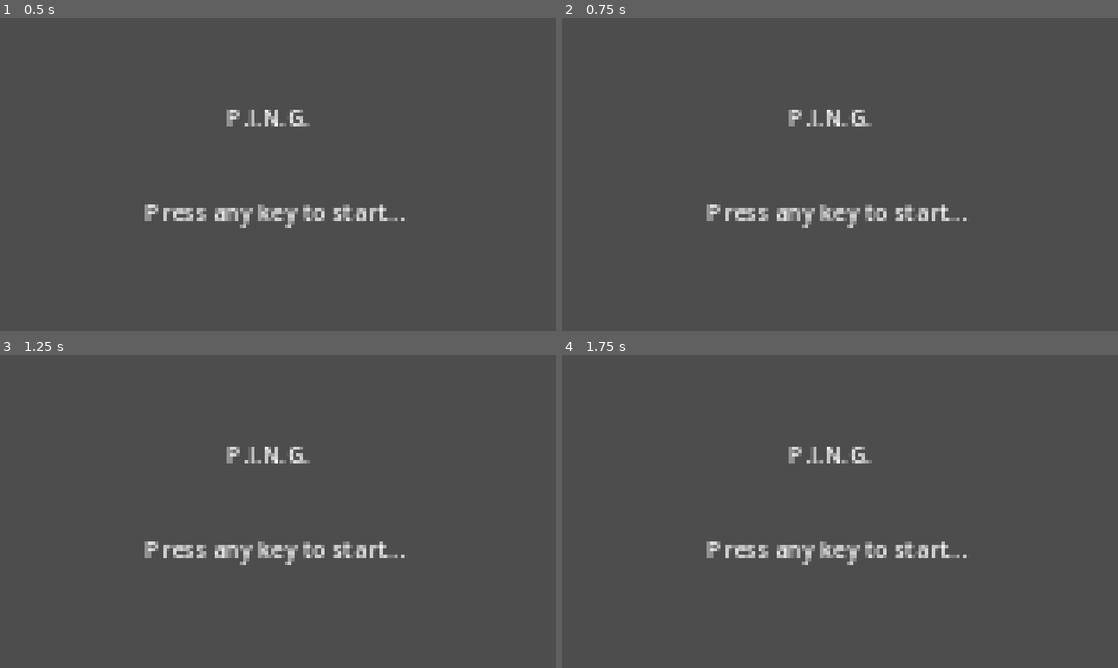
Above: before the commit, frames 1-4 (two rows, left to right).
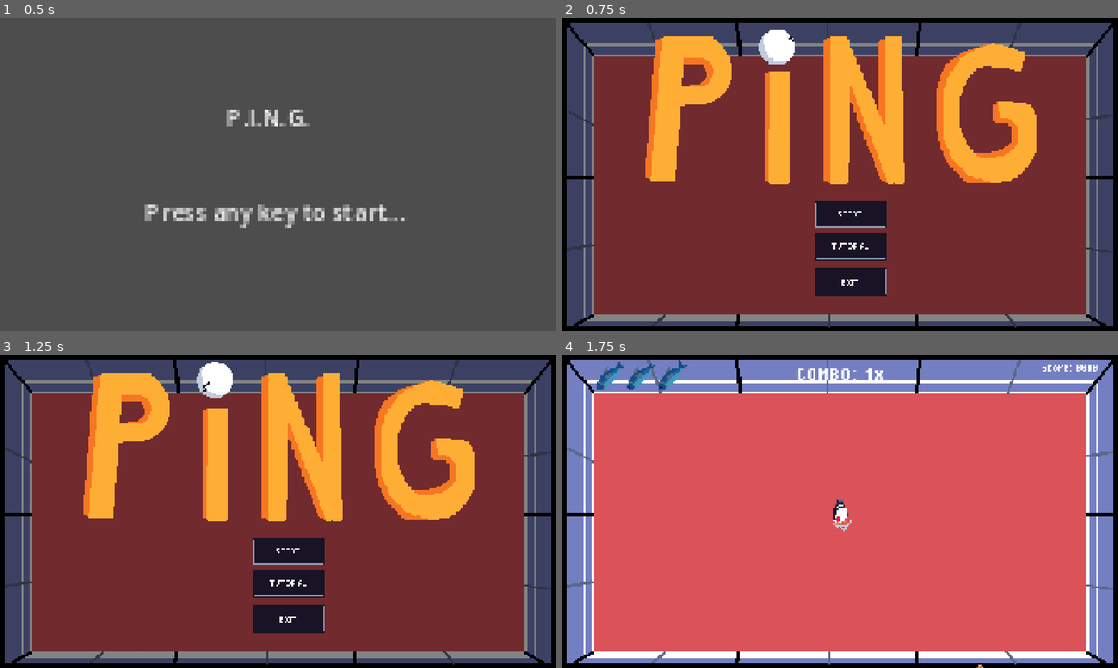
Above: after the commit, the same moments.

Repository: NicholasNg380/PING
Game: Godot game, scene res://scenes/mainScenes/start_screen.tscn
Same seed, same stepped clock (60 frames per second), same inputs: the game is played once before the commit and once after it. The engine's default icon, where the game draws it, is replaced by a stand-in: a white triangle on a blue panel in a dark square. Sound files missing from this copy of the repository are replaced by a short silence.
Inputs (mouse positions are in pixels of both pictures, inside the frame that each line leads up to):
- Up to frame 1 (0.5 s): no input
- Up to frame 2 (0.75 s): tap Enter at 0.5 s; move the mouse to (962, 158) at 0.52 s; hold D (right) from 0.53 s (still down); tap Space (hit) at 0.6 s
- Up to frame 3 (1.25 s): keep holding D (right)
- Up to frame 4 (1.75 s): release D (right) at 1.25 s; click (851, 552) at 1.27 s

Frame 1 is identical in both runs. In frame 2, 85% of the frame differs, in the area x 0-100%, y 0-100%; in frame 3, 85%; in frame 4, 100%.

Commit message:
Revert "Merge branch 'origin/josh'"
This reverts commit 2d9fb5e770d80256cbb9bf2e0a8b727e3c7ff0c7, reversing
changes made to 71a5b10532dd0581cb5488665bbc6e004e653d22.

Diff:
--- a/scenes/mainScenes/main_menu.tscn
+++ b/scenes/mainScenes/main_menu.tscn
@@ -158,12 +158,6 @@
 [node name="HoverSound" type="AudioStreamPlayer" parent="." unique_id=939355745]
 stream = ExtResource("8_kabec")
 
-
-[node name="MenuMusic" type="AudioStreamPlayer" parent="." unique_id=380100889]
-stream = ExtResource("9_ud58m")
-autoplay = true
-bus = &"Music"
-
 [connection signal="mouse_entered" from="ButtonManager/Start" to="." method="_on_start_mouse_entered"]
 [connection signal="pressed" from="ButtonManager/Start" to="." method="_on_start_pressed"]
 [connection signal="mouse_entered" from="ButtonManager/Tutorial" to="." method="_on_tutorial_mouse_entered"]
--- a/scripts/controllers/game_controller.gd
+++ b/scripts/controllers/game_controller.gd
@@ -167,7 +167,6 @@
 func _ready():
 	lowpass.cutoff_hz = 5000
 	music_player.pitch_scale = 1.0
-	#MusicManager.play_music(game_music, 0.8)
 	$UpgradeUI.upgrade_selected.connect(_on_upgrade_selected)
 	start_level(1)
 
--- a/scripts/controllers/main_menu.gd
+++ b/scripts/controllers/main_menu.gd
@@ -6,7 +6,6 @@
 @onready var hover_sound = $HoverSound
 
 func _ready() -> void:
-	#MusicManager.play_music(menu_music, 0.8)
 	get_tree().paused = false
 	ping_animation.play("idle")
 	pass
